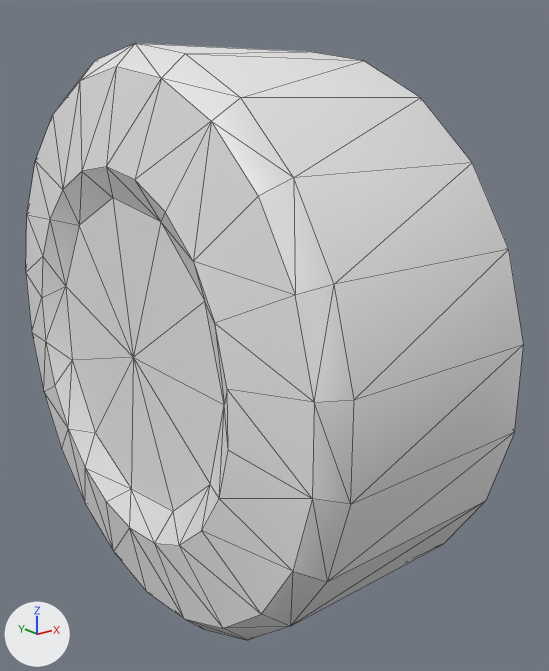
The OBJ model Final_Asg/Obj_Parts/wheel.obj: old version first, new version second.
Both versions are drawn from a 50 mm lens placed at (-1.088, -1.549, 0.59), pointed at (0.091, -0.075, 0.001). The axes (+X, +Y, +Z) are drawn at lower left. The lights are the same throughout. Mesh edges are drawn as thin lines. Materials are left out; every surface is plain grey. Where no turn or scale is listed for an object, it has been applied to the vertices. Vertices at the same position are counted once.

Before the edit, the objects in view are built like this:
```python
me_wheel = bpy.data.meshes.new('wheel')
me_wheel.from_pydata(...)  # 134 vertices, 264 faces; spans x -0.317..0.311, y -0.694..0.694, z -0.701..0.701
me_wheel.materials.append(mat_material__32_001)
ob_wheel = bpy.data.objects.new('wheel', me_wheel)
ob_wheel.location = (0.0, 0.0, 0.0)
```
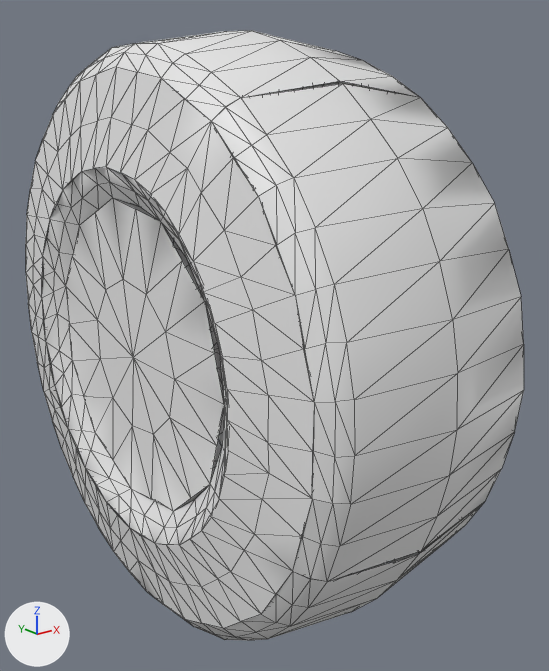
Pixel boxes [x1, y1, x2, y2] of what changed, in the pictures (549 x 671 px):
'wheel', reshaped: before [26, 43, 524, 641]; after [26, 30, 524, 641]
part 1 of me_wheel, added: after [26, 30, 524, 641]

The change, as a diff of the scene's bpy script:
```diff
--- a/Final_Asg/Obj_Parts/wheel.obj.py
+++ b/Final_Asg/Obj_Parts/wheel.obj.py
@@ me_wheel @@
 # used by ob_wheel; location = (0.0, 0.0, 0.0)
-me_wheel.from_pydata(...)  # 134 vertices, 264 faces; spans x -0.317..0.311, y -0.694..0.694, z -0.701..0.701
+me_wheel.from_pydata(...)  # 650 vertices, 1056 faces; spans x -0.318..0.312, y -0.739..0.739, z -0.735..0.736
+# me_wheel part 1: 516 vertices added at x -0.318..0.312, y -0.739..0.739, z -0.735..0.736
```
